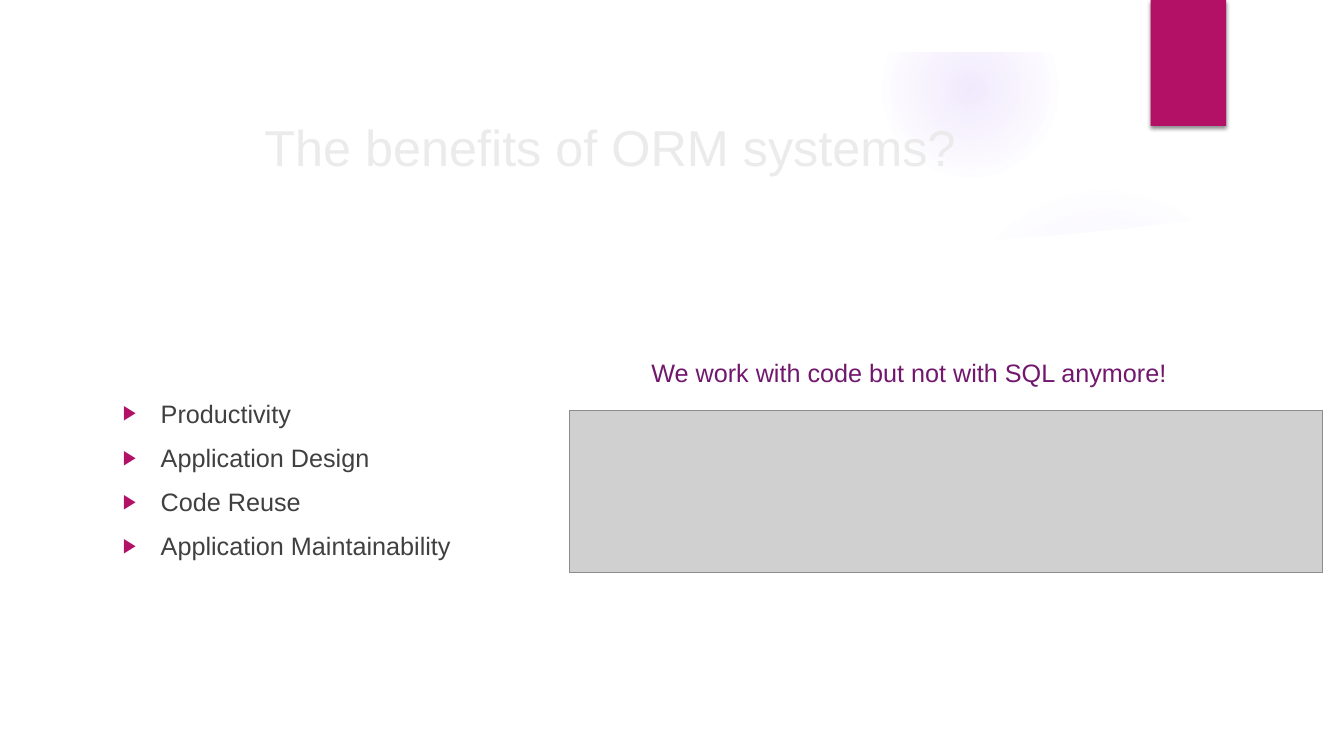
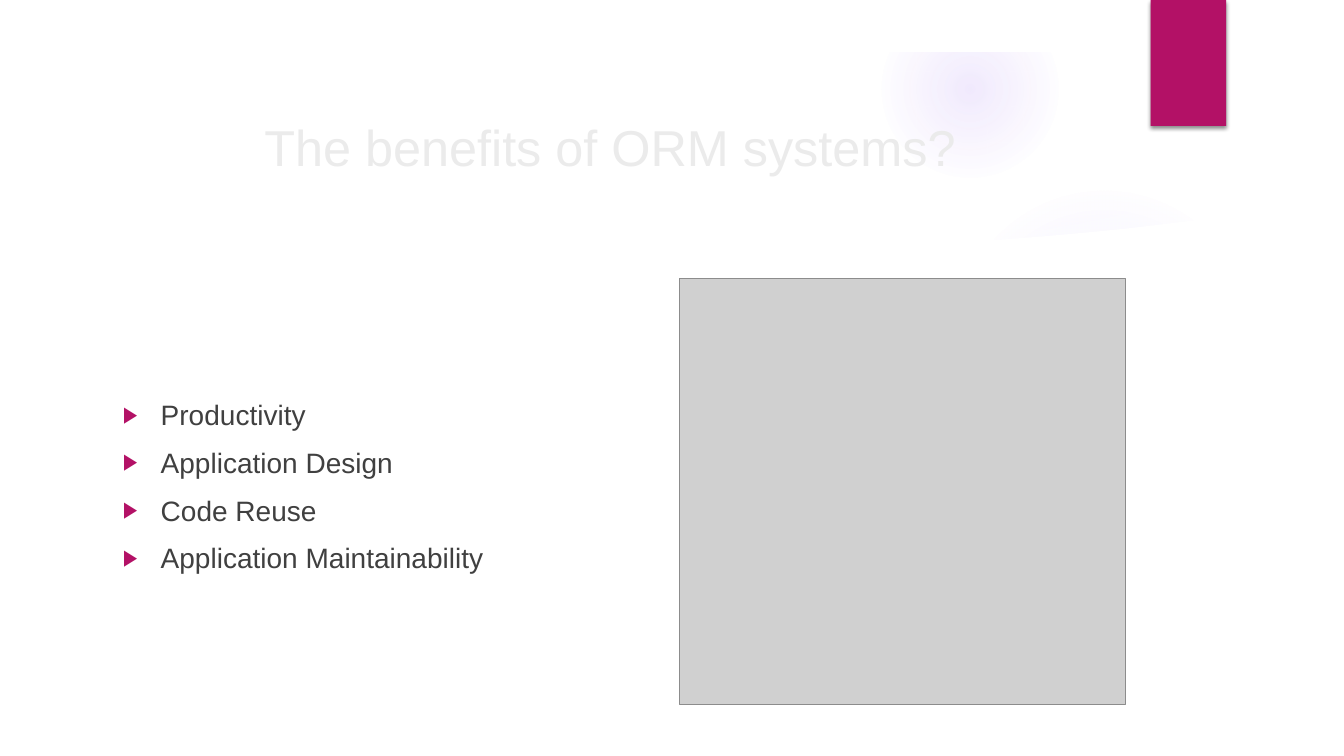
Before and after one commit to velizar92/TSK_Presentations, a slide deck: slide 11 of Databases_and_EntityFrameworkCore.pptx. Drawn at 1344x756 pixels with LibreOffice and Linux fonts; fonts in the diff are those of the drawing; grey boxes stand for pictures; background and template pictures are left out. Boxes give left, top, right and bottom in pixels: in the first picture for what was removed or moved away, otherwise in the second. Text is boxed around its words. In the diff, an @@ line names an element or a change of style, - is before the commit and + after.

Commit message:
Add Updates

```diff
--- a/Databases_and_EntityFrameworkCore.pptx
+++ b/Databases_and_EntityFrameworkCore.pptx
@@ picture added at [680,278,1126,705] @@
@@ text removed at [651,363,1166,388] @@
-We work with code but not with SQL anymore!
@@ text "Productivity" at [161,404,484,573]: size 18 to 20 pt @@
@@ picture removed at [570,410,1324,573] @@
```
Also in this commit, not shown: 6 other slides changed.
